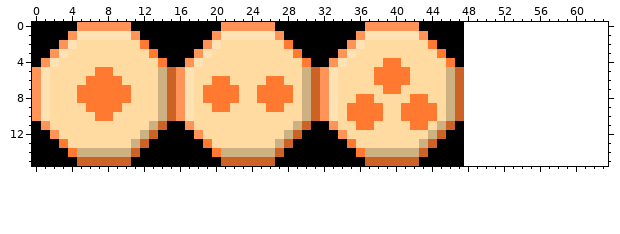
Two versions of one pixel-art sprite, sprites/weapons.png. The picture above was drawn from the file before the commit.
The file is 48x16 pixels. The old version is drawn lined up with the new one, on the new canvas.
And afterwards:
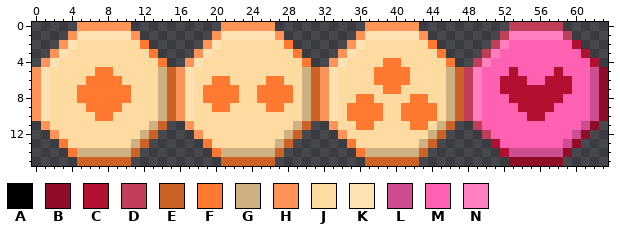
Palette (. is transparent): A #000000  B #900d27  C #b21030  D #c13e58  E #cd6227  F #ff7930  G #cdb183  H #ff9358  J #ffdba2  K #ffe2b4  L #cd4e90  M #ff61b2  N #ff7fc1
The exact change:
canvas 48x16 -> 64x16
Colour B is added in rows 5 to 10 at x 63; in row 11 at x 62; in row 12 at x 61; in row 13 at x 60; in row 14 at x 59; in row 15 at x 53 to 58.
Colour C is added in row 2 at x 60; in row 3 at x 61; in row 4 at x 62; in row 5 at x 53 and 58; in row 6 at x 52 to 54 and 57 to 59; in row 7 at x 52 to 59.
Colour C is added in row 8 at x 53 to 58; in row 9 at x 54 to 57; in row 10 at x 55 to 56; in row 13 at x 51; in row 14 at x 52.
Colour D is added in row 0 at x 53 to 58; in row 1 at x 52 and 59; in row 2 at x 51; in row 3 at x 50; in row 4 at x 49; in rows 5 to 10 at x 48.
Colour D is added in row 11 at x 49; in row 12 at x 50.
Colour L is added in rows 5 to 10 at x 62; in row 11 at x 61; in row 12 at x 60; in row 13 at x 59; in row 14 at x 53 to 58.
Colour M is added in row 2 at x 53 to 59; in row 3 at x 52 to 60; in row 4 at x 51 to 61; in row 5 at x 50 to 52, 54 to 57 and 59 to 61; in row 6 at x 50 to 51, 55 to 56 and 60 to 61; in row 7 at x 50 to 51 and 60 to 61.
Colour M is added in row 8 at x 50 to 52 and 59 to 61; in row 9 at x 50 to 53 and 58 to 61; in row 10 at x 50 to 54 and 57 to 61; in row 11 at x 50 to 60; in row 12 at x 51 to 59; in row 13 at x 52 to 58.
Colour N is added in row 1 at x 53 to 58; in row 2 at x 52; in row 3 at x 51; in row 4 at x 50; in rows 5 to 10 at x 49.
Colour A is removed in row 0 at x 0 to 4, 11 to 20, 27 to 36 and 43 to 47; in row 1 at x 0 to 3, 12 to 19, 28 to 35 and 44 to 47; in row 2 at x 0 to 2, 13 to 18, 29 to 34 and 45 to 47; in row 3 at x 0 to 1, 14 to 17, 30 to 33 and 46 to 47; in row 4 at x 0, 15 to 16, 31 to 32 and 47; in row 11 at x 0, 15 to 16, 31 to 32 and 47.
Colour A is removed in row 12 at x 0 to 1, 14 to 17, 30 to 33 and 46 to 47; in row 13 at x 0 to 2, 13 to 18, 29 to 34 and 45 to 47; in row 14 at x 0 to 3, 12 to 19, 28 to 35 and 44 to 47; in row 15 at x 0 to 4, 11 to 20, 27 to 36 and 43 to 47.
Where, in picture pixels (left, top, right, bottom), the same in both pictures:
erased: (32, 22, 77, 67)
erased: (131, 22, 221, 67)
erased: (275, 22, 365, 67)
changed: (419, 22, 608, 166)
erased: (32, 121, 77, 166)
erased: (131, 121, 221, 166)
erased: (275, 121, 365, 166)
